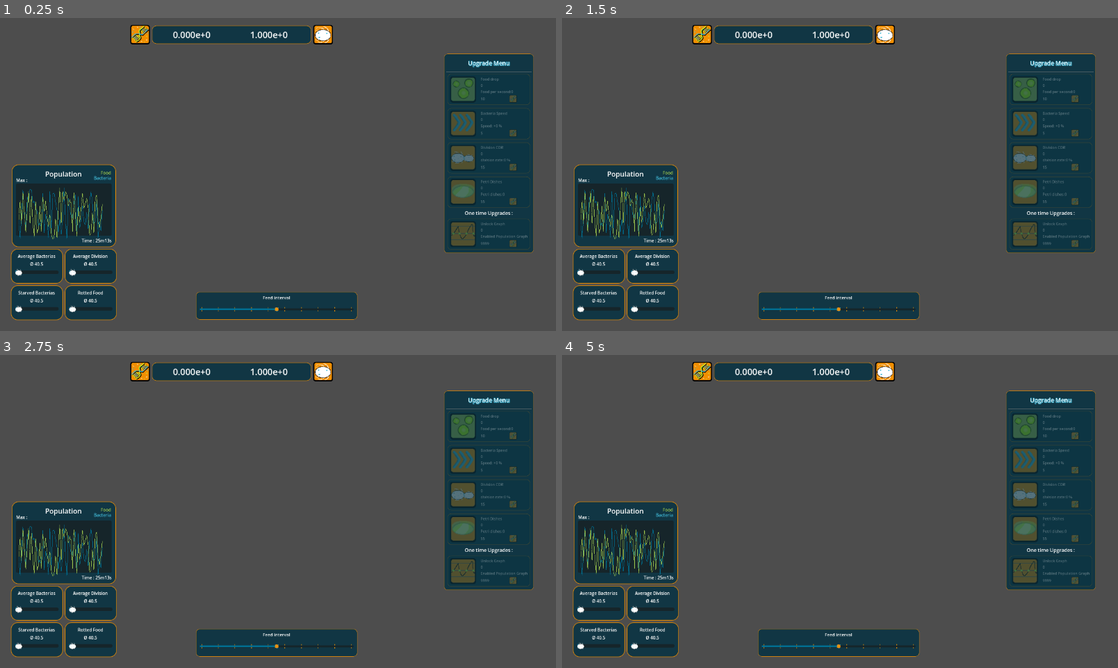
Above: before the commit, frames 1-4 (two rows, left to right).
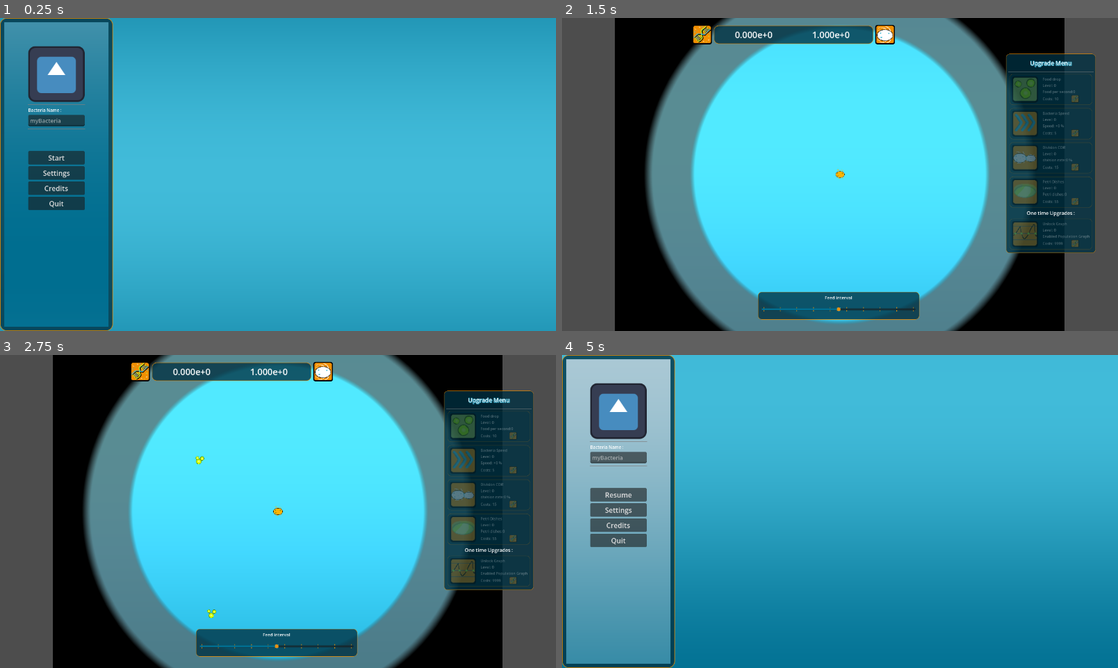
Above: after the commit, the same moments.

Repository: MisterIXI/chili-code-jam-4
Game: Godot game, scene res://entities/game/intro_scene.tscn
Same seed, same stepped clock (60 frames per second), same inputs: the game is played once before the commit and once after it. The engine's default icon, where the game draws it, is replaced by a stand-in: a white triangle on a blue panel in a dark square.
Inputs (mouse positions are in pixels of both pictures, inside the frame that each line leads up to):
- Up to frame 1 (0.25 s): no input
- Up to frame 2 (1.5 s): click (617, 158) at 0.5 s, where only the run after the commit has a clickable "Start"; tap Enter at 1.25 s; move the mouse to (756, 33) at 1.27 s; tap 1 (hotkey_1) at 1.35 s; click (756, 33) at 1.42 s
- Up to frame 3 (2.75 s): tap Space at 2 s; move the mouse to (272, 370) at 2.02 s; tap 1 (hotkey_1) at 2.1 s; click (272, 370) at 2.17 s
- Up to frame 4 (5 s): tap Enter at 2.75 s; move the mouse to (895, 442) at 2.77 s; tap 1 (hotkey_1) at 2.85, 3.6, 4.35 s; click (895, 442) at 2.92 s; tap Space at 3.5 s; move the mouse to (812, 574) at 3.52 s; click (812, 574) at 3.67 s; move the mouse to (1006, 558) at 4.27 s; click (1006, 558) at 4.42 s; tap Escape (menu) at 4.9 s

The runs differ from the first frame. In frame 1, 99% of the frame differs, in the area x 0-100%, y 0-100%; in frame 2, 75%; in frame 3, 75%; in frame 4, 98%.

Commit message:
pause_function_added

Diff:
--- a/entities/ui/bacteria_name.gd
+++ b/entities/ui/bacteria_name.gd
@@ -6,8 +6,8 @@
 func _on_set_bacteria_name() ->void:
 	text = GameData.p_bacteria_name
 
-func _on_text_changed() -> void:
-	GameData.p_bacteria_name = text
+func _on_text_changed(_text : String) -> void:
+	GameData.p_bacteria_name = _text
 
 
 func _on_text_submitted(new_text: String) -> void:
--- a/entities/ui/game_ui.gd
+++ b/entities/ui/game_ui.gd
@@ -1,22 +1,29 @@
 extends CanvasLayer
 
 const MAX_FOOD_INTERVAL : float = 1.1
-signal game_started()
-signal game_paused()
+
 signal food_slider_changed(_value : float)
 
-static var instance
 # onready variables
 @onready var _food_slider: HSlider = $HUD/Food_Slider_Margin/PanelContainer/VBoxContainer/MarginContainer/HSlider
 @onready var _menu_panel : Control = $Menu
 @onready var _hud_panel : Control = $HUD
 @onready var _debug_panel :Control = $Debug
+var _is_menu_enabled : bool = true
+var _is_game_started :bool = false
 
 # Called when the node enters the scene tree for the first time.
 func _ready() -> void:
 	_food_slider.value_changed.connect(_on_food_slider_changed)
 	_food_slider.value = GameData.p_food_slider
 	SoundManager.play_menu_music()
+
+func _input(event: InputEvent) -> void:
+	if event.is_action_pressed("menu") and!_is_menu_enabled:
+		pause_game()
+	elif event.is_action_pressed("menu") and _is_menu_enabled:
+		resume_game()
+
 
 func _on_food_slider_changed(_value : float) ->void:
 	food_slider_changed.emit(MAX_FOOD_INTERVAL -_value)
@@ -36,13 +43,21 @@
 	_hud_panel.hide()
 	_menu_panel.show()
 	print("GAME_UI: Switch to Menu")
+	_is_menu_enabled = true
 
 func show_hud() ->void:
 	SoundManager.play_game_music()
 	_menu_panel.hide()
 	_hud_panel.show()
 	print("GAME_UI: Switch to HUD")
+	_is_menu_enabled = false
 
 func pause_game() ->void:
-	get_tree().paused = true
 	show_menu()
+
+func resume_game() ->void:
+	show_hud()
+func start_game() ->void:
+	_is_game_started =true
+	_is_menu_enabled = false
+	show_hud()
--- a/entities/ui/game_ui.tscn
+++ b/entities/ui/game_ui.tscn
@@ -41,7 +41,6 @@
 script = ExtResource("1_7g2dv")
 
 [node name="Menu" type="Control" parent="." unique_id=1287745693]
-visible = false
 layout_mode = 3
 anchors_preset = 15
 anchor_right = 1.0
@@ -494,6 +493,7 @@
 one_shot = true
 
 [node name="HUD" type="Control" parent="." unique_id=35774597]
+visible = false
 layout_mode = 3
 anchors_preset = 15
 anchor_right = 1.0
@@ -591,6 +591,7 @@
 layout_mode = 2
 
 [node name="Basic_Graph" type="PanelContainer" parent="HUD/Stats_Margin/Stat_Panel/VBoxContainer" unique_id=415950968]
+visible = false
 custom_minimum_size = Vector2(240, 190)
 layout_mode = 2
 size_flags_horizontal = 4
@@ -617,7 +618,6 @@
 width = 1.0
 default_color = Color(0, 0.43137255, 0.5647059, 1)
 script = ExtResource("12_4cmml")
-dense = 60
 
 [node name="Line2D_food" type="Line2D" parent="HUD/Stats_Margin/Stat_Panel/VBoxContainer/Basic_Graph/VBoxContainer/Panel" unique_id=1248069116]
 position = Vector2(5.9790564, 6.0283036)
@@ -625,7 +625,6 @@
 width = 1.0
 default_color = Color(0.6, 0.7607843, 0.3019608, 1)
 script = ExtResource("13_n3qi7")
-dense = 60
 
 [node name="max_Label" type="Label" parent="HUD/Stats_Margin/Stat_Panel/VBoxContainer/Basic_Graph/VBoxContainer/Panel" unique_id=1652978863]
 layout_mode = 0
@@ -669,6 +668,7 @@
 columns = 2
 
 [node name="Adv_stat_01" type="PanelContainer" parent="HUD/Stats_Margin/Stat_Panel/VBoxContainer/GridContainer" unique_id=391298848]
+visible = false
 custom_minimum_size = Vector2(120, 80)
 layout_mode = 2
 size_flags_horizontal = 4
@@ -696,6 +696,7 @@
 scrollable = false
 
 [node name="Adv_stat_02" type="PanelContainer" parent="HUD/Stats_Margin/Stat_Panel/VBoxContainer/GridContainer" unique_id=1373995150]
+visible = false
 custom_minimum_size = Vector2(120, 80)
 layout_mode = 2
 size_flags_horizontal = 4
@@ -723,6 +724,7 @@
 scrollable = false
 
 [node name="Adv_stat_03" type="PanelContainer" parent="HUD/Stats_Margin/Stat_Panel/VBoxContainer/GridContainer" unique_id=1044816079]
+visible = false
 custom_minimum_size = Vector2(120, 80)
 layout_mode = 2
 size_flags_horizontal = 4
@@ -750,6 +752,7 @@
 scrollable = false
 
 [node name="Adv_stat_04" type="PanelContainer" parent="HUD/Stats_Margin/Stat_Panel/VBoxContainer/GridContainer" unique_id=1885513984]
+visible = false
 custom_minimum_size = Vector2(120, 80)
 layout_mode = 2
 size_flags_horizontal = 4
--- a/entities/ui/menu.gd
+++ b/entities/ui/menu.gd
@@ -71,7 +71,7 @@
 func _on_button_start() ->void:
 	print("Start Game")
 	_button_start.text = "Resume"
-	get_parent().show_hud()
+	get_parent().start_game()
 	get_tree().change_scene_to_file(GameData.GAME_SCENE)
 	SoundManager.play_click()
 
--- a/entities/ui/upgrade_button_base.gd
+++ b/entities/ui/upgrade_button_base.gd
@@ -55,9 +55,9 @@
 
 
 func _set_data(_upgrade : Upgrade) ->void:
-	upgrade_level.text = str(_upgrade.upgrade_level)
-	upgrade_effect_value.text = str(_upgrade.get_effect_value_text())
-	upgrade_cost.text = str(_upgrade.upgrade_cost)
+	upgrade_level.text = "Level: " + str(_upgrade.upgrade_level)
+	upgrade_effect_value.text = _upgrade.get_effect_value_text()
+	upgrade_cost.text = "Costs: " + str(_upgrade.upgrade_cost)
 	# SET  current upgrade costs
 	_current_upgrade_costs = _upgrade.upgrade_cost
 
--- a/shaders/glass_mask_shader.gdshader
+++ /dev/null
@@ -1,33 +0,0 @@
-shader_type canvas_item;
-
-// Comment this if you want to use custom radius
-#define USE_CIRCUMRADIUS
-
-/** Transition of the mask effect. */
-uniform float progress: hint_range(0.0, 1.0) = 0.5;
-/** Center of the circle in normalized UV coordinates. */
-uniform vec2 center = vec2(0.5);
-
-#ifndef USE_CIRCUMRADIUS
-uniform float radius = 0.5;
-#endif
-
-void fragment() {
-	float aspect_ratio = 8.0 / 6.0;
-
-	// Scale coords to non-square screens.
-	vec2 ar_uv = vec2(aspect_ratio * UV.x, UV.y);
-	vec2 ar_center = vec2(aspect_ratio * center.x, center.y);
-
-	vec2 mask = ar_uv - ar_center;
-
-	#ifdef USE_CIRCUMRADIUS
-	float d1 = distance(ar_center, vec2(0.0, 0.0));
-	float d2 = distance(ar_center, vec2(0.0, 1.0));
-	float d3 = distance(ar_center, vec2(aspect_ratio * 1.0, 0.0));
-	float d4 = distance(ar_center, vec2(aspect_ratio * 1.0, 1.0));
-	float radius = max(max(d1, d2), max(d3, d4));
-	#endif
-
-	COLOR.a = step((1.0 - progress) * radius, length(mask));
-}
Not shown, removed: shaders/glass_mask_shader.gdshader.uid
